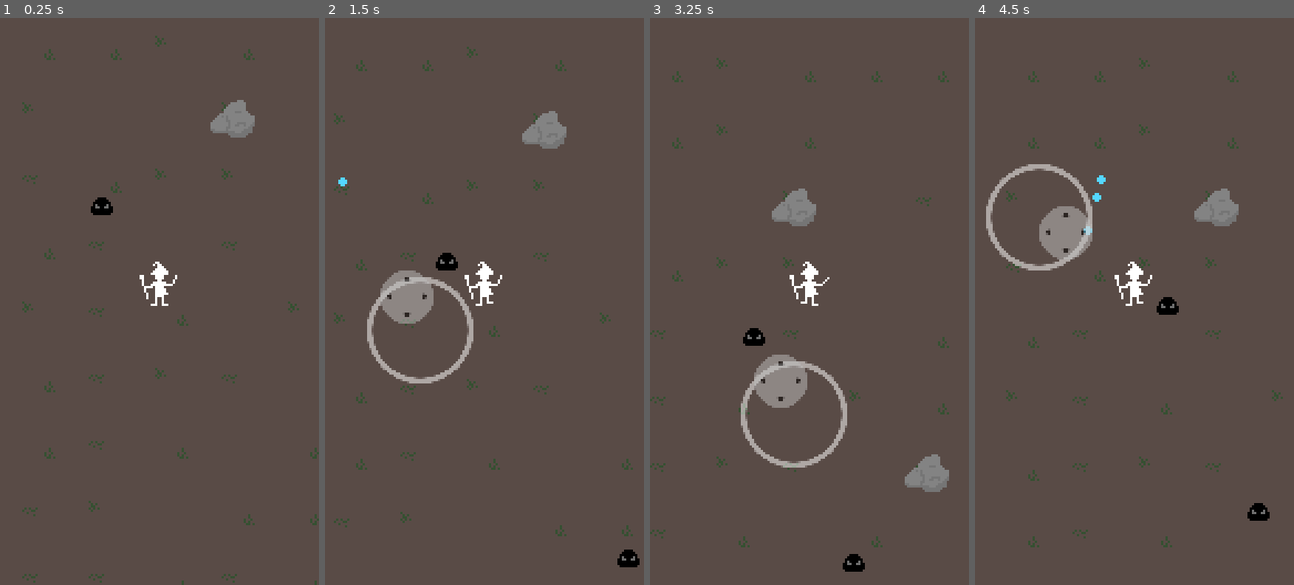
Above: before the commit, frames 1-4 (left to right).
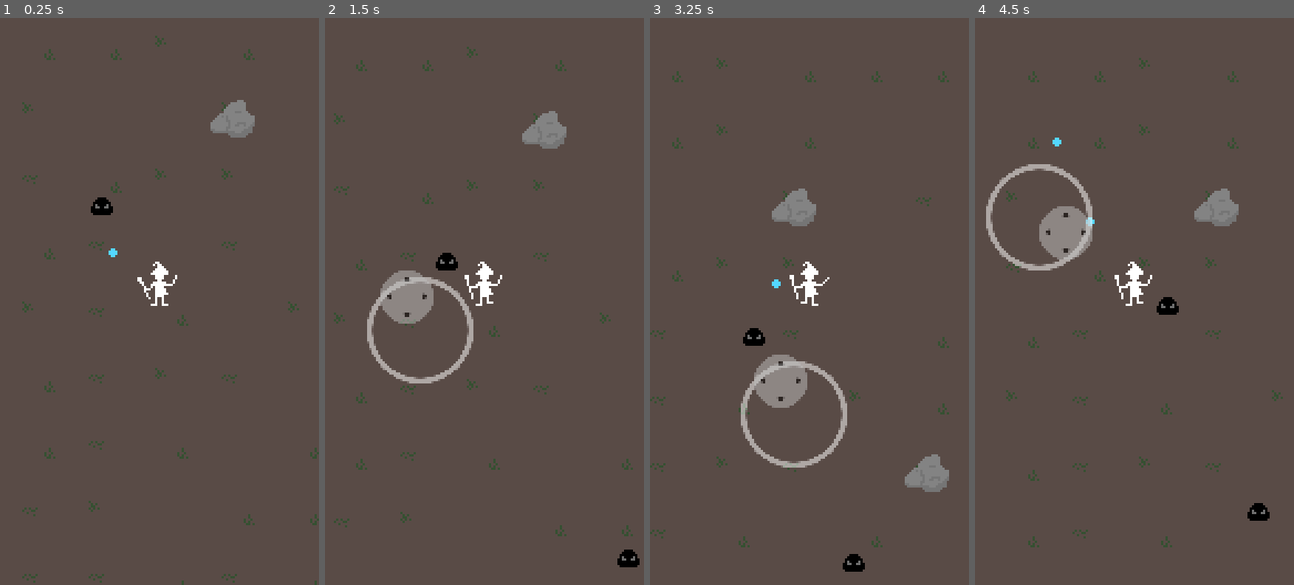
Above: after the commit, the same moments.

Repository: polyarik/wizard-legacy
Game: Godot game, scene res://scenes/game/locations/demo_location.tscn
Same seed, same stepped clock (60 frames per second), same inputs: the game is played once before the commit and once after it.
Inputs (mouse positions are in pixels of both pictures, inside the frame that each line leads up to):
- Up to frame 1 (0.25 s): no input
- Up to frame 2 (1.5 s): tap Enter (ui_accept) at 0.5, 0.6, 0.77, 1.07 s; move the mouse to (554, 273) at 0.52 s; hold Right (ui_right) 0.53-1.25 s; click (554, 273) at 0.67 s; drag from (420, 329) to (363, 199) at 1.27 s
- Up to frame 3 (3.25 s): move the mouse to (841, 176) at 2.02 s; hold Right (ui_right) 2.03-2.75 s; tap Enter (ui_accept) at 2.1 s; drag from (793, 414) to (713, 216) at 2.77 s
- Up to frame 4 (4.5 s): move the mouse to (1230, 386) at 3.52 s; hold Left (ui_left) 3.53-4.25 s; tap Enter (ui_accept) at 3.6, 3.77, 4.07 s; drag from (1038, 216) to (1118, 261) at 4.27 s

The runs differ from the first frame. In frame 1, less than 0.1% of the frame differs, in the area x 34-48%, y 40-50%; in frame 2, less than 0.1%; in frame 3, less than 0.1%; in frame 4, 0.2%, in the area x 24-41%, y 21-39%.

Commit message:
✨ add autocasting and spell cooldowns

Diff:
--- a/scenes/game/characters/player/player.gd
+++ b/scenes/game/characters/player/player.gd
@@ -3,15 +3,17 @@
 extends CharacterBody2D
 
 
+@export var max_health := 100.0
+@export var health := 100.0
 @export var speed := 64.0
 var spells: Array[Spell]
+var spells_timer: Array[Timer]
 
 @onready var casting_point := $CastingPoint
 @onready var animation_tree := $PlayerAnimationTree
 @onready var animation_state_machine = animation_tree.get("parameters/playback")
 
 # TEMP
-var cast_time
 var in_casting_animation := false
 
 
@@ -19,6 +21,15 @@
 	for spell in new_spells:
 		if spell:
 			spells.append(spell)
+
+			var spell_timer := Timer.new()
+			add_child(spell_timer)
+
+			spell_timer.wait_time = spell.cooldown
+			spell_timer.one_shot = true
+			spell_timer.timeout.connect(func(): spells[-1].on_cooldown = false) # TEST - needs testing
+
+			spells_timer.append(spell_timer)
 
 			# TODO - create necessary nodes for casting the spell
 
@@ -38,21 +49,24 @@
 	move_and_slide()
 
 func process_spell_casting() -> void:
-	var spell_scene: PackedScene = null
-	# TODO - pick a spell
-	## check cooldown and cast codition
+	var spell: Spell = null
+	# TODO - implement spells priority
+	# TODO - pick a spell that can be casted
 
 	# TEMP - testing
-	if (Input.is_action_just_pressed("ui_accept")):
-		spell_scene = spells[0].scene
+	var i = 0
 
-	if (spell_scene):
-		cast_spell(spell_scene)
+	if spells[i].can_be_casted():
+		spell = spells[i]
+
+	if (spell):
+		cast_spell(spell)
+		spells_timer[i].start()
 		in_casting_animation = true
 
 # TODO - implement different spell types behaviour
-func cast_spell(spell_scene: PackedScene) -> void:
-	var spell_inst := spell_scene.instantiate()
+func cast_spell(spell: Spell) -> void:
+	var spell_inst := spell.cast()
 	spell_inst.spawned_from = self
 
 	owner.add_child(spell_inst) # TODO - add child to $Location/Projectiles via signal
--- a/scenes/game/characters/slime/slime.gd
+++ b/scenes/game/characters/slime/slime.gd
@@ -3,7 +3,8 @@
 extends CharacterBody2D
 
 
-var health := 20.0
+var max_health := 20.0
+var health := max_health
 var speed := 20.0
 var target: PlayerCharacter
 
@@ -18,7 +19,7 @@
 		move_and_slide()
 
 func apply_damage(damage: float) -> void:
-	health = clamp(health - damage, 0.0, 100.0)
+	health = clamp(health - damage, 0.0, max_health)
 
 	if health == 0.0:
 		queue_free()
--- a/scenes/game/particles/magic_missile/magic_missile.tscn
+++ b/scenes/game/particles/magic_missile/magic_missile.tscn
@@ -6,7 +6,7 @@
 [sub_resource type="CircleShape2D" id="CircleShape2D_ho1nb"]
 radius = 1.7
 
-[node name="MagicMissile" type="Area2D" groups=["Projectiles"]]
+[node name="MagicMissile" type="Area2D" groups=["Projectile"]]
 script = ExtResource("1_yky3a")
 
 [node name="Sprite" type="Sprite2D" parent="."]
--- a/src/spell.gd
+++ b/src/spell.gd
@@ -1,9 +1,12 @@
 class_name Spell
+
+extends Area2D
 
 
 var scene: PackedScene
 var cast_conditions: Array[String]
 var cooldown: float
+var on_cooldown := false
 
 # TODO - add levels and their specific upgrades
 
@@ -12,3 +15,11 @@
 	scene = _scene
 	cooldown = _cooldown
 	cast_conditions = _cast_conditions
+
+func can_be_casted() -> bool:
+	# TODO - check all conditions
+	return not on_cooldown
+
+func cast() -> Node:
+	on_cooldown = true
+	return scene.instantiate()
--- a/src/spell_book.gd
+++ b/src/spell_book.gd
@@ -1,13 +1,13 @@
 extends Node
 
-## Collection of all the spells in the game
-##   their levels and upgrades
+## Collection of all the spells, their levels and upgrades
 
 var _spell_collection := {
 	# TODO - also pass levels and their specific upgrades
 	magic_missile = Spell.new(preload("res://scenes/game/particles/magic_missile/magic_missile.tscn"), [""], 1.0),
 }
 
+
 func get_spell(spell_name: StringName) -> Spell:
 	if _spell_collection.has(spell_name):
 		return _spell_collection[spell_name]
